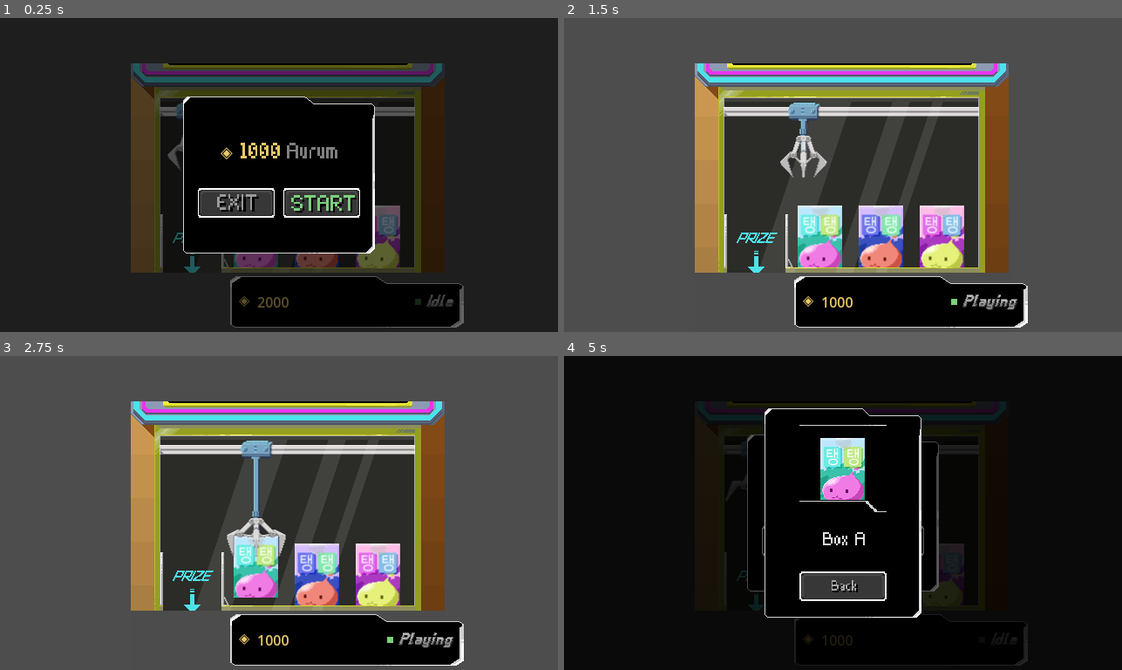
Above: before the commit, frames 1-4 (two rows, left to right).
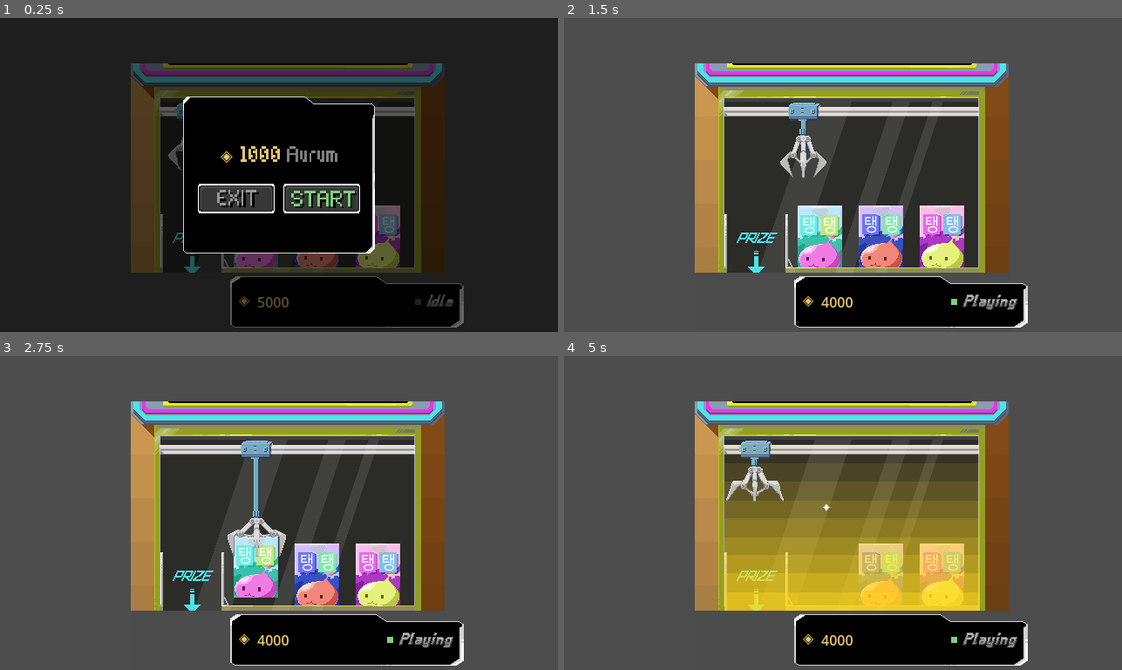
Above: after the commit, the same moments.

Repository: Sandy4j/crane_minigame
Game: Godot game, scene res://CraneMachine.tscn
Same seed, same stepped clock (60 frames per second), same inputs: the game is played once before the commit and once after it.
Inputs:
- Up to frame 1 (0.25 s): no input
- Up to frame 2 (1.5 s): click "START" at 0.5 s; tap Enter at 1.25 s; hold Right (right) from 1.28 s (still down); tap Space (grab) at 1.35 s
- Up to frame 3 (2.75 s): release Right (right) at 2.03 s; hold Left (left) from 2.03 s (still down); tap Space (grab) at 2.1 s
- Up to frame 4 (5 s): release Left (left) at 2.78 s; hold Right (right) 2.78-4.28 s; tap Space (grab) at 2.85, 3.6, 4.35 s; hold Left (left) from 4.28 s (still down)

The runs differ from the first frame. In frame 1, 2.3% of the frame differs, in the area x 30-72%, y 26-93%; in frame 2, 1.2%; in frame 3, 1.3%; in frame 4, 94%, in the area x 0-100%, y 0-100%.

Commit message:
feat: add CraneEmpty UI and VFXManager for visual effects

Diff:
--- a/CraneMachine.tscn
+++ b/CraneMachine.tscn
@@ -7,8 +7,12 @@
 [ext_resource type="Texture2D" uid="uid://ct1fhqjfc1s00" path="res://Asset/Crane_UI_Empty.png" id="5_g8f33"]
 [ext_resource type="Script" path="res://Scripts/CraneTrain.gd" id="5_u0b50"]
 [ext_resource type="Texture2D" uid="uid://dtarhum7svgbx" path="res://Asset/Crane_Game_Train.png" id="6_88asv"]
+[ext_resource type="Texture2D" uid="uid://dwsqdwim2uaf2" path="res://Asset/Crane_Game_Particle_Success.png" id="6_ny6c0"]
+[ext_resource type="Texture2D" uid="uid://s1ixqldu6n0u" path="res://Asset/Crane_Game_Particle_Success_Sparkle.png" id="7_mc0b0"]
 [ext_resource type="Script" path="res://Scripts/CraneClaw.gd" id="7_yg7s0"]
+[ext_resource type="Texture2D" uid="uid://fa145vmhk56e" path="res://Asset/Crane_Game_Particle_Failure_0000.png" id="8_smgh7"]
 [ext_resource type="Texture2D" uid="uid://dn58egli7gupe" path="res://Asset/Crane_Game_Wire.png" id="8_wm0mi"]
+[ext_resource type="Texture2D" uid="uid://l3i8i5p81p0i" path="res://Asset/Crane_Game_Particle_Failure_0001.png" id="9_ann7m"]
 [ext_resource type="Texture2D" uid="uid://crrdxcc7r0u6" path="res://Asset/Crane_Game_ClawOpen.png" id="9_ydaeg"]
 [ext_resource type="Texture2D" uid="uid://3mmvs7sfu7x" path="res://Asset/Crane_Game_ClawGrab.png" id="10_td1wy"]
 [ext_resource type="Texture2D" uid="uid://clhu6vgb2l23g" path="res://Asset/Crane_Game_ClawNeutral.png" id="11_1cldk"]
@@ -21,6 +25,36 @@
 [ext_resource type="PackedScene" uid="uid://6uvblp3i1p43" path="res://UI/CraneMachinePopup.tscn" id="18_gfoak"]
 [ext_resource type="Script" path="res://UI/CraneMachinePopup.gd" id="20_v6juf"]
 [ext_resource type="PackedScene" uid="uid://dm3wo07cp488v" path="res://UI/CraneResult.tscn" id="21_ptm1r"]
+[ext_resource type="PackedScene" uid="uid://b6x1wttgyi7q4" path="res://UI/CraneEmpty.tscn" id="22_3p82a"]
+[ext_resource type="Script" path="res://Scripts/VFXManager.gd" id="23_vfx01"]
+
+[sub_resource type="Curve" id="Curve_cl54m"]
+_data = [Vector2(0, 0), 0.0, 0.0, 0, 0, Vector2(0.2, 1), 0.0, 0.0, 0, 0, Vector2(0.8, 1), 0.0, 0.0, 0, 0, Vector2(1, 0), 0.0, 0.0, 0, 0]
+point_count = 4
+
+[sub_resource type="CurveTexture" id="CurveTexture_0fhdx"]
+curve = SubResource("Curve_cl54m")
+
+[sub_resource type="ParticleProcessMaterial" id="ParticleProcessMaterial_5px8l"]
+particle_flag_disable_z = true
+emission_shape = 3
+emission_box_extents = Vector3(100, 100, 1)
+gravity = Vector3(0, -98, 0)
+scale_curve = SubResource("CurveTexture_0fhdx")
+
+[sub_resource type="SpriteFrames" id="SpriteFrames_arpgf"]
+animations = [{
+"frames": [{
+"duration": 1.0,
+"texture": ExtResource("8_smgh7")
+}, {
+"duration": 1.0,
+"texture": ExtResource("9_ann7m")
+}],
+"loop": true,
+"name": &"default",
+"speed": 5.0
+}]
 
 [sub_resource type="SpriteFrames" id="SpriteFrames_qcgj4"]
 animations = [{
@@ -90,24 +124,54 @@
 success_chance = 0.8
 
 [node name="BG" type="Sprite2D" parent="."]
+texture_filter = 1
 position = Vector2(330, 172)
 texture = ExtResource("2_6flr6")
-metadata/_edit_lock_ = true
 
 [node name="Main" type="Sprite2D" parent="."]
+texture_filter = 1
 position = Vector2(330, 172)
 texture = ExtResource("3_fop12")
-metadata/_edit_lock_ = true
 
 [node name="Glass" type="Sprite2D" parent="Main"]
 texture = ExtResource("4_qpvyu")
-metadata/_edit_lock_ = true
 
 [node name="EmptyLabel" type="Sprite2D" parent="Main"]
+visible = false
 position = Vector2(10, 0)
 texture = ExtResource("5_g8f33")
 
+[node name="VFXSucces" type="Node2D" parent="Main"]
+script = ExtResource("23_vfx01")
+
+[node name="Overlay" type="Sprite2D" parent="Main/VFXSucces"]
+visible = false
+z_index = 2
+position = Vector2(1, 25)
+texture = ExtResource("6_ny6c0")
+
+[node name="GPUParticles2D" type="GPUParticles2D" parent="Main/VFXSucces"]
+z_index = 3
+emitting = false
+amount = 4
+process_material = SubResource("ParticleProcessMaterial_5px8l")
+texture = ExtResource("7_mc0b0")
+lifetime = 0.4
+one_shot = true
+
+[node name="VFXFailure" type="Node2D" parent="Main/VFXSucces"]
+texture_filter = 1
+
+[node name="Overlay" type="AnimatedSprite2D" parent="Main/VFXSucces/VFXFailure"]
+visible = false
+z_index = 1
+position = Vector2(0, 2)
+sprite_frames = SubResource("SpriteFrames_arpgf")
+frame = 1
+frame_progress = 0.576744
+
 [node name="CraneTrain" type="Node2D" parent="."]
+texture_filter = 1
 position = Vector2(223, 108)
 script = ExtResource("5_u0b50")
 metadata/_edit_lock_ = true
@@ -139,47 +203,50 @@
 position = Vector2(0, 13)
 shape = SubResource("RectangleShape2D_7vbr8")
 
-[node name="Box A" type="Area2D" parent="." groups=["box"]]
+[node name="Boxes" type="Node2D" parent="."]
+texture_filter = 1
+
+[node name="Box A" type="Area2D" parent="Boxes" groups=["box"]]
 z_index = 1
 z_as_relative = false
 position = Vector2(294, 251)
 metadata/_edit_lock_ = true
 
-[node name="Sprite2D" type="Sprite2D" parent="Box A"]
+[node name="Sprite2D" type="Sprite2D" parent="Boxes/Box A"]
 texture = ExtResource("12_1g3iw")
 
-[node name="Marker2D" type="Marker2D" parent="Box A/Sprite2D"]
+[node name="Marker2D" type="Marker2D" parent="Boxes/Box A/Sprite2D"]
 position = Vector2(0, -50)
 
-[node name="CollisionShape2D" type="CollisionShape2D" parent="Box A"]
+[node name="CollisionShape2D" type="CollisionShape2D" parent="Boxes/Box A"]
 visible = false
 position = Vector2(0, -24.25)
 shape = SubResource("RectangleShape2D_3suxs")
 
-[node name="Box B" type="Area2D" parent="." groups=["box"]]
+[node name="Box B" type="Area2D" parent="Boxes" groups=["box"]]
 z_index = 1
 z_as_relative = false
 position = Vector2(364, 251)
 metadata/_edit_lock_ = true
 
-[node name="Sprite2D" type="Sprite2D" parent="Box B"]
+[node name="Sprite2D" type="Sprite2D" parent="Boxes/Box B"]
 texture = ExtResource("13_2m47i")
 
-[node name="CollisionShape2D" type="CollisionShape2D" parent="Box B"]
+[node name="CollisionShape2D" type="CollisionShape2D" parent="Boxes/Box B"]
 visible = false
 position = Vector2(0, -24)
 shape = SubResource("RectangleShape2D_vf5m2")
 
-[node name="Box C" type="Area2D" parent="." groups=["box"]]
+[node name="Box C" type="Area2D" parent="Boxes" groups=["box"]]
 z_index = 1
 z_as_relative = false
 position = Vector2(434, 251)
 metadata/_edit_lock_ = true
 
-[node name="Sprite2D" type="Sprite2D" parent="Box C"]
+[node name="Sprite2D" type="Sprite2D" parent="Boxes/Box C"]
 texture = ExtResource("14_r0roq")
 
-[node name="CollisionShape2D" type="CollisionShape2D" parent="Box C"]
+[node name="CollisionShape2D" type="CollisionShape2D" parent="Boxes/Box C"]
 visible = false
 position = Vector2(0, -24)
 shape = SubResource("RectangleShape2D_36kft")
@@ -268,9 +335,13 @@
 metadata/node_id = "status_label"
 
 [node name="CraneMachinePopup" parent="." instance=ExtResource("18_gfoak")]
+visible = false
 script = ExtResource("20_v6juf")
 
 [node name="CraneResult" parent="." instance=ExtResource("21_ptm1r")]
 visible = false
 
+[node name="CraneEmpty" parent="." instance=ExtResource("22_3p82a")]
+visible = false
+
 [connection signal="area_shape_entered" from="DropZone" to="." method="_on_drop_zone_area_shape_entered"]
--- a/Scripts/CraneMachine.gd
+++ b/Scripts/CraneMachine.gd
@@ -1,7 +1,7 @@
 extends Node2D
 
 @export var session_cost: int = 1000
-@export var aurum: int = 2000
+@export var aurum: int = 5000
 @export_range(0.0, 1.0, 0.01) var success_chance: float = 0.82
 
 var session_active: bool = false
@@ -21,18 +21,21 @@
 @onready var popup = $CraneMachinePopup
 @onready var ui = $UI
 @onready var result = $CraneResult
+@onready var empty = $CraneEmpty
+@onready var vfx_manager = $Main/VFXSucces
 
 
 func _ready():
-	claw.grab_failed.connect(end_session)
-	claw.box_dropped.connect(end_session)
+	claw.grab_failed.connect(_on_grab_failed)
+	claw.box_dropped.connect(_on_box_dropped)
+	result.result_closed.connect(_on_result_closed)
 
 	empty_label.visible = false
 	train.can_move = false
 
 	_load_config()
 	aurum_changed.emit(aurum)
-	popup.open(session_cost, aurum, is_empty)
+	popup.open()
 
 ## Load konfigurasi dari file eksternal
 func _load_config() -> void:
@@ -84,17 +87,20 @@
 	train.can_move = false
 	session_ended.emit()
 
+	if vfx_manager.is_playing:
+		await vfx_manager.vfx_finished
+
 	await get_tree().process_frame
 	_check_boxes()
 
 	if is_empty:
-		popup.open(session_cost, aurum, is_empty)
+		empty.open()
 	elif aurum < session_cost:
 		session_failed_no_aurum.emit()
-		popup.open(session_cost, aurum, is_empty)
+		popup.open()
 	else:
 		pending_session = false
-		popup.open(session_cost, aurum, is_empty)
+		popup.open()
 
 ## Aktivasi sesi jika ada sesi yang pending
 func start_pending_session() -> void:
@@ -104,7 +110,7 @@
 	if aurum < session_cost:
 		session_failed_no_aurum.emit()
 		popup.show_warning()
-		popup.open(session_cost, aurum, is_empty)
+		popup.open()
 		pending_session = false
 		train.can_move = false
 		return
@@ -130,4 +136,18 @@
 			item_texture = sprite.texture
 
 		area.queue_free()
+		vfx_manager.play_success_vfx()
+		await vfx_manager.vfx_finished
+
 		result.show_result(item_name, item_texture)
+
+func _on_result_closed() -> void:
+	if session_active:
+		end_session()
+
+func _on_box_dropped() -> void:
+	pass
+
+func _on_grab_failed() -> void:
+	vfx_manager.play_failure_vfx()
+	end_session()
--- /dev/null
+++ b/Scripts/VFXManager.gd
@@ -0,0 +1,49 @@
+extends Node2D
+
+## VFXManager - Mengelola efek visual untuk success dan failure
+
+signal vfx_finished
+
+@onready var success_overlay: Sprite2D = $Overlay
+@onready var success_particles: GPUParticles2D = $GPUParticles2D
+@onready var failure_overlay: AnimatedSprite2D = $VFXFailure/Overlay
+
+var is_playing: bool = false
+
+func _ready():
+	_hide_all_vfx()
+
+func play_success_vfx() -> void:
+	if is_playing:
+		return
+
+	is_playing = true
+	success_overlay.visible = true
+	success_particles.emitting = true
+	await get_tree().create_timer(1.5).timeout
+
+	_hide_all_vfx()
+	is_playing = false
+	vfx_finished.emit()
+
+func play_failure_vfx() -> void:
+	if is_playing:
+		return
+
+	is_playing = true
+
+	failure_overlay.visible = true
+	failure_overlay.frame = 0
+	failure_overlay.play("default")
+
+	await get_tree().create_timer(1.2).timeout
+	failure_overlay.visible = false
+
+	is_playing = false
+	vfx_finished.emit()
+
+
+func _hide_all_vfx() -> void:
+	success_overlay.visible = false
+	success_particles.emitting = false
+	failure_overlay.visible = false
--- /dev/null
+++ b/UI/CraneEmpty.gd
@@ -0,0 +1,16 @@
+extends CanvasLayer
+
+@onready var exit_button: TextureButton = $EmptyRoot/Panel/VLayout/ExitButton
+
+func _ready():
+	exit_button.pressed.connect(_on_exit_pressed)
+	visible = false
+
+func open() -> void:
+	visible = true
+
+func close() -> void:
+	visible = false
+
+func _on_exit_pressed() -> void:
+	get_tree().quit()
--- /dev/null
+++ b/UI/CraneEmpty.tscn
@@ -0,0 +1,95 @@
+[gd_scene load_steps=5 format=3 uid="uid://b6x1wttgyi7q4"]
+
+[ext_resource type="Script" path="res://UI/CraneEmpty.gd" id="1_e1jyb"]
+[ext_resource type="Texture2D" uid="uid://bohydmx1mr4iw" path="res://Asset/font/ui_interaction_bg.png" id="1_r43mb"]
+[ext_resource type="FontFile" uid="uid://dvaiuc32aidnv" path="res://Asset/font/bistrobits.fnt" id="2_0c67d"]
+[ext_resource type="Texture2D" uid="uid://42kvbnoypryt" path="res://Asset/font/ui_popup_button_small.png" id="3_by5lm"]
+
+[node name="CraneEmpty" type="CanvasLayer"]
+layer = 20
+script = ExtResource("1_e1jyb")
+
+[node name="EmptyRoot" type="Control" parent="."]
+texture_filter = 1
+layout_mode = 3
+anchors_preset = 15
+anchor_right = 1.0
+anchor_bottom = 1.0
+grow_horizontal = 2
+grow_vertical = 2
+
+[node name="Dimmer" type="ColorRect" parent="EmptyRoot"]
+layout_mode = 1
+anchors_preset = 15
+anchor_right = 1.0
+anchor_bottom = 1.0
+grow_horizontal = 2
+grow_vertical = 2
+color = Color(0, 0, 0, 0.6)
+
+[node name="Panel" type="NinePatchRect" parent="EmptyRoot"]
+layout_mode = 1
+anchors_preset = 8
+anchor_left = 0.5
+anchor_top = 0.5
+anchor_right = 0.5
+anchor_bottom = 0.5
+offset_left = -110.0
+offset_top = -60.0
+offset_right = 110.0
+offset_bottom = 60.0
+grow_horizontal = 2
+grow_vertical = 2
+texture = ExtResource("1_r43mb")
+patch_margin_left = 12
+patch_margin_top = 12
+patch_margin_right = 20
+patch_margin_bottom = 12
+
+[node name="VLayout" type="VBoxContainer" parent="EmptyRoot/Panel"]
+layout_mode = 1
+anchors_preset = 15
+anchor_right = 1.0
+anchor_bottom = 1.0
+offset_left = 16.0
+offset_top = 14.0
+offset_right = -16.0
+offset_bottom = -14.0
+grow_horizontal = 2
+grow_vertical = 2
+theme_override_constants/separation = 14
+alignment = 1
+
+[node name="EmptyLabel" type="Label" parent="EmptyRoot/Panel/VLayout"]
+layout_mode = 2
+theme_override_colors/font_color = Color(0.78, 0.31, 0.31, 1)
+theme_override_fonts/font = ExtResource("2_0c67d")
+theme_override_font_sizes/font_size = 50
+text = "This machine is empty"
+horizontal_alignment = 1
+
+[node name="ExitButton" type="TextureButton" parent="EmptyRoot/Panel/VLayout"]
+custom_minimum_size = Vector2(88, 34)
+layout_mode = 2
+texture_normal = ExtResource("3_by5lm")
+stretch_mode = 0
+
+[node name="ExitLabel" type="Label" parent="EmptyRoot/Panel/VLayout/ExitButton"]
+layout_mode = 1
+anchors_preset = 8
+anchor_left = 0.5
+anchor_top = 0.5
+anchor_right = 0.5
+anchor_bottom = 0.5
+offset_left = -24.0
+offset_top = -22.0
+offset_right = 24.0
+offset_bottom = 28.0
+grow_horizontal = 2
+grow_vertical = 2
+theme_override_colors/font_color = Color(0.6, 0.6, 0.6, 1)
+theme_override_fonts/font = ExtResource("2_0c67d")
+theme_override_font_sizes/font_size = 75
+text = "EXIT"
+horizontal_alignment = 1
+vertical_alignment = 1
--- a/UI/CraneMachinePopup.gd
+++ b/UI/CraneMachinePopup.gd
@@ -10,9 +10,17 @@
 	exit_button.pressed.connect(_on_exit_pressed)
 	visible = false
 
-func open(cost: int, current_aurum: int, machine_empty: bool = false) -> void:
+func open() -> void:
+	var machine = get_parent()
+	var cost: int = machine.session_cost
+	var current_aurum: int = machine.aurum
+	var machine_empty: bool = machine.is_empty
+
 	cost_value.text = str(cost)
-	warning_label.visible = false
+
+	# Show warning only when aurum is not enough
+	var aurum_not_enough: bool = current_aurum < cost
+	warning_label.visible = aurum_not_enough
 
 	# Disable start button jika aurum tidak cukup atau mesin habis
 	var can_play: bool = current_aurum >= cost and not machine_empty
--- a/UI/CraneMachinePopup.tscn
+++ b/UI/CraneMachinePopup.tscn
@@ -1,8 +1,9 @@
-[gd_scene load_steps=5 format=3 uid="uid://6uvblp3i1p43"]
+[gd_scene load_steps=4 format=3 uid="uid://6uvblp3i1p43"]
 
 [ext_resource type="Texture2D" uid="uid://bohydmx1mr4iw" path="res://Asset/font/ui_interaction_bg.png" id="1_popupbg"]
 [ext_resource type="Texture2D" uid="uid://42kvbnoypryt" path="res://Asset/font/ui_popup_button_small.png" id="2_btn"]
 [ext_resource type="FontFile" uid="uid://dvaiuc32aidnv" path="res://Asset/font/bistrobits.fnt" id="2_lvll0"]
+
 [node name="CraneMachinePopup" type="CanvasLayer"]
 layer = 20
 
@@ -54,7 +55,7 @@
 offset_bottom = -14.0
 grow_horizontal = 2
 grow_vertical = 2
-theme_override_constants/separation = 14
+theme_override_constants/separation = 5
 alignment = 1
 
 [node name="CostRow" type="HBoxContainer" parent="PopupRoot/Panel/VLayout"]
@@ -84,12 +85,11 @@
 text = "Aurum"
 
 [node name="WarningLabel" type="Label" parent="PopupRoot/Panel/VLayout"]
-visible = false
 layout_mode = 2
 theme_override_colors/font_color = Color(0.78, 0.31, 0.31, 1)
 theme_override_fonts/font = ExtResource("2_lvll0")
 theme_override_font_sizes/font_size = 50
-text = "Aurum tidak cukup!"
+text = "Aurum not enough"
 horizontal_alignment = 1
 metadata/node_id = "warning_label"
 
--- a/UI/CraneResult.gd
+++ b/UI/CraneResult.gd
@@ -1,4 +1,6 @@
 extends CanvasLayer
+
+signal result_closed
 
 @onready var box_image: TextureRect = $Root/Panel/VLayout/ImageFrame/BoxImage
 @onready var box_name: Label = $Root/Panel/VLayout/BoxName
@@ -18,4 +20,4 @@
 
 func _on_back_pressed() -> void:
 	visible = false
-	get_parent().end_session()
+	result_closed.emit()
Not shown: 1 places in CraneMachine.tscn that only renumber resources
